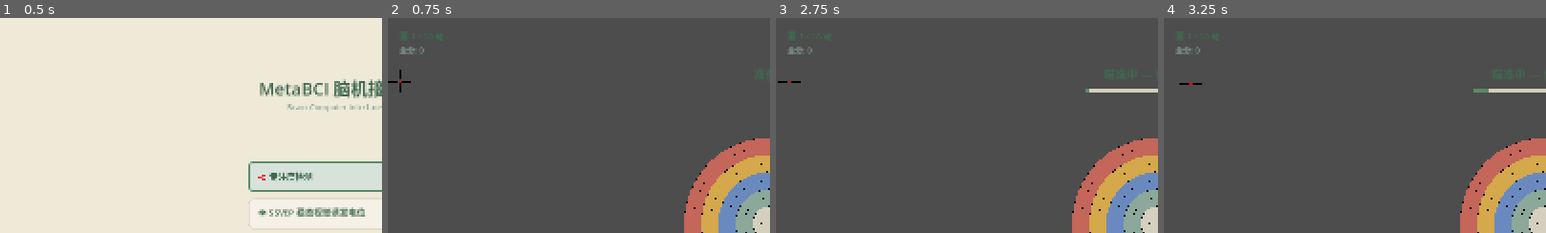
Above: before the commit, frames 1-4 (left to right).
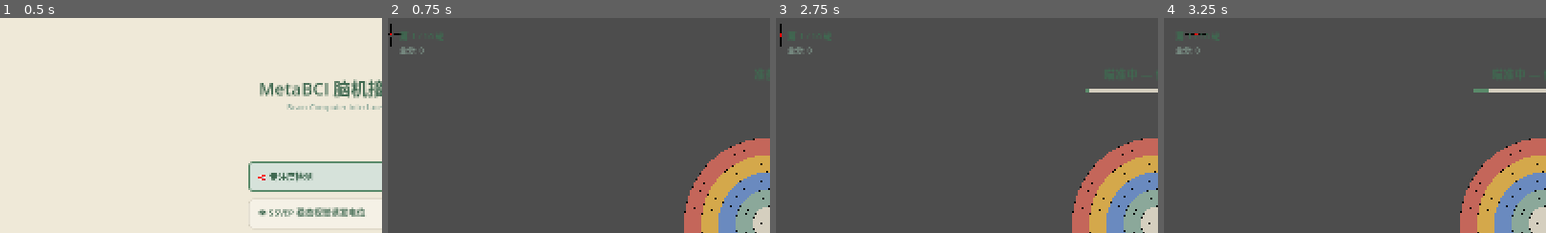
Above: after the commit, the same moments.

Repository: sssd903-tju/MetaBCI_Game
Game: Godot game, scene res://scenes/main_menu/MainMenu.tscn
Same seed, same stepped clock (60 frames per second), same inputs: the game is played once before the commit and once after it.
Inputs (mouse positions are % of the whole screen's width and height, from its top left):
- Up to frame 1 (0.5 s): no input
- Up to frame 2 (0.75 s): click (50, 37) at 0.52 s
- Up to frame 3 (2.75 s): tap Enter (ui_accept) at 1.25, 1.52, 2, 2.27 s; hold Up (ui_up) 1.28-2.03 s; tap 1 at 1.35 s; hold Down (ui_down) from 2.03 s (still down); tap 2 at 2.1 s
- Up to frame 4 (3.25 s): release Down (ui_down) at 2.78 s; hold Up (ui_up) from 2.78 s (still down); tap 3 at 2.85 s
The pictures show only the part of the screen within x 0-50%, y 0-50%; the shares and areas given below are measured in that part.

Frame 1 is identical in both runs. In frame 2, 0.2% of the frame differs, in the area x 0-6%, y 2-35%; in frame 3, 0.1%; in frame 4, 0.1%.

Commit message:
refactor: 调整准星逻辑 — 十环起跑，中专注高抖慢速，高专注微抖快速

Diff:
--- a/scripts/paradigms/focus_detection/entities/crosshair.gd
+++ b/scripts/paradigms/focus_detection/entities/crosshair.gd
@@ -53,7 +53,7 @@
 func reset_position() -> void:
 	# 从靶面边缘随机位置开始
 	var angle := randf() * TAU
-	var dist := randf_range(80.0, 150.0)
+	var dist := randf_range(15.0, 40.0)
 	position = _target_center + Vector2.RIGHT.rotated(angle) * dist
 	_velocity = Vector2.ZERO
 
@@ -70,16 +70,16 @@
 	var speed: float
 
 	if focus_ratio >= GlobalConfig.FOCUS_HIGH_THRESHOLD:
-		# 高专注：向靶心快速靠拢
+		# 高专注：向靶心快速靠拢，微抖
 		direction = to_center.normalized()
-		speed = base_speed * (1.0 + (focus_ratio - 2.5) * 0.8)
-		_jitter_offset = Vector2.ZERO  # 无抖动
+		speed = base_speed * (1.2 + (focus_ratio - 2.5) * 1.0)
+		_update_jitter(delta, 0.1)  # 低抖动
 
 	elif focus_ratio >= GlobalConfig.FOCUS_MEDIUM_THRESHOLD:
-		# 中专注：缓慢靠近，轻微抖动
+		# 中专注：慢速靠拢，高抖动
 		direction = to_center.normalized()
-		speed = base_speed * 0.55
-		_update_jitter(delta, 0.2)
+		speed = base_speed * 0.35
+		_update_jitter(delta, 0.7)
 
 	else:
 		# 低专注：向外漂移 + 强烈抖动
